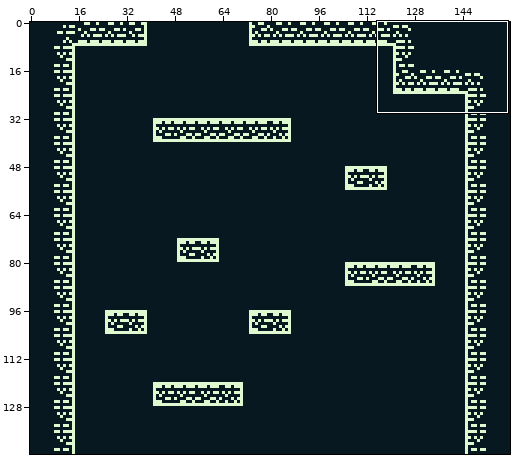
File history of a sprite sheet, assets/backgrounds/14.png. Above: a wide view before the commit, with the close-up outlined.
Close-up. Before the commit:
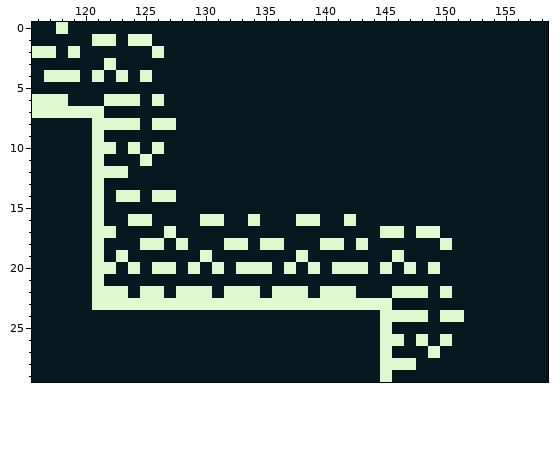
The file is 160x144 pixels. Shown: x 116..158, y 0..29.
Now the later version:
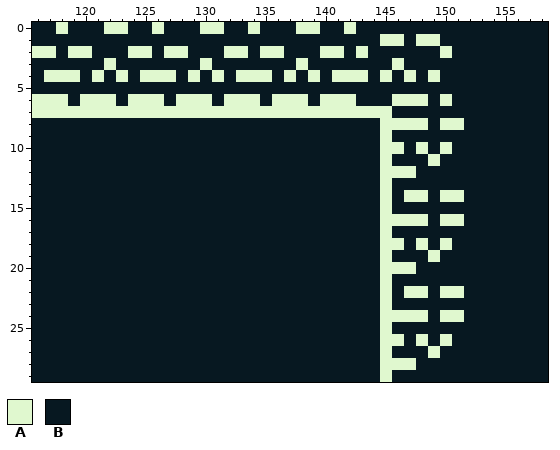
Palette (. is transparent): A #e0f8cf  B #071821
The edit:
Changed rows in their new state; - is an unchanged pixel.
first column x 120:
 0 --AA--A---AA--A---AA--A---------
 1 -BB-BB-------------------AA-AA--
 2 A---AABAA---AA-AA---AA-A------A-
 3 ----------A-------A-------A-----
 4 ------AA-A-A-AAA-A-A-AAA-A-A-A--
 6 AA-B-A--AAA-AAA-AAA-AAA---AAA-A-
 7 --AAAAAAAAAAAAAAAAAAAAAAAA------
 8 -BBBB-BB-----------------AAAA-AA
 9 -B-----------------------A------
10 -BB-B-B------------------AA-A-A-
11 -B---B-------------------A---A--
12 -BBB---------------------AAA----
13 -B-----------------------A------
14 -B-BB-BB-----------------A-AA-AA
15 -B-----------------------A------
16 -B--BB----BB--B---BB--B--AAAA-AA
17 -BB----B------------------B-BB--
18 -B---BB-B---BB-BB---BB-B-AA-A---
19 -B-B------B-------B------AB--A--
20 -BB-B-BB-B-B-BBB-B-B-BBB--A--B--
21 -B-----------------------A------
22 -BBB-BB-BBB-BBB-BBB-BBB--AB----A
23 -BBBBBBBBBBBBBBBBBBBBBBBB-------
